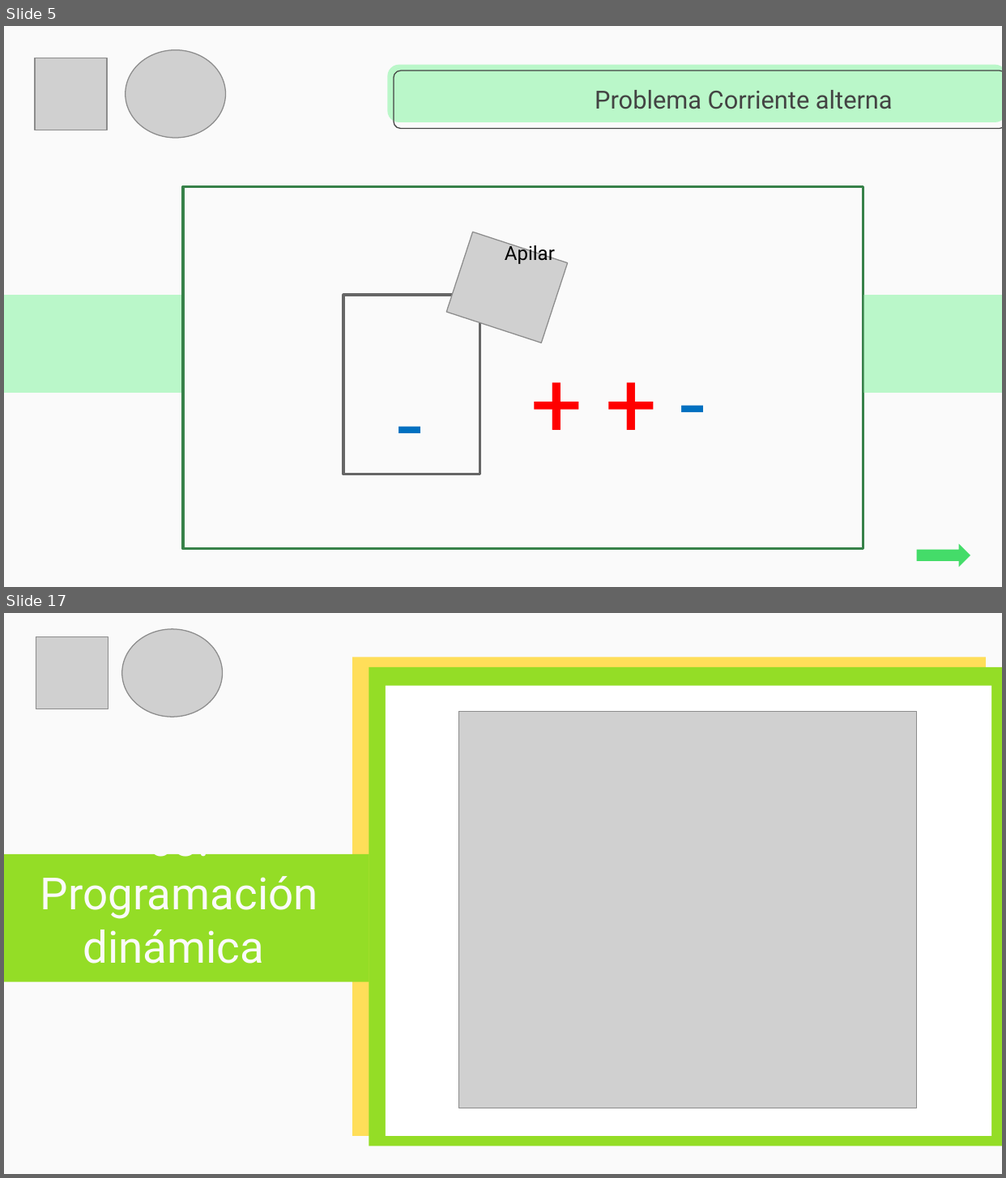
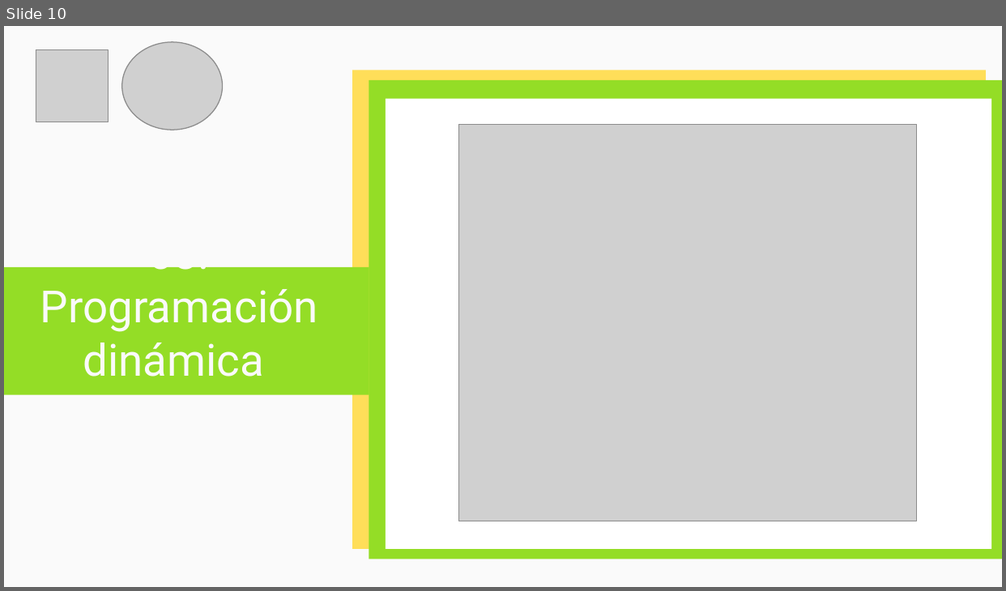
Before and after one commit to cangothic/CursoDePrgramacionCompetitiva, a slide deck: clase 4/Capacitación Maratones.pptx. Shown one above the other, each under a label of ours: slides 5 and 17 before the commit, slide 10 after it; the slides between them are not shown. The pictures are 1006x1178 and 1006x591 pixels, drawn with LibreOffice and Linux fonts; fonts in the diff are those of the drawing; grey boxes stand for pictures. Boxes give left, top, right and bottom in pixels: in the first picture for what was removed or moved away, otherwise in the second. Text is boxed around its words. In the diff, an @@ line names an element or a change of style, - is before the commit and + after.

```diff
--- a/clase 4/Capacitación Maratones.pptx
+++ b/clase 4/Capacitación Maratones.pptx
@@ slide 5 removed at (x1=4, y1=26, x2=1002, y2=587), background #FAFAFA @@
@@ picture removed at (x1=35, y1=58, x2=107, y2=130) @@
@@ picture removed at (x1=126, y1=50, x2=226, y2=138) @@
@@ rounded rectangle removed at (x1=387, y1=65, x2=1002, y2=123) @@
@@ rounded rectangle removed at (x1=393, y1=71, x2=1002, y2=129) @@
@@ title removed at (x1=594, y1=90, x2=893, y2=109) @@
-Problema Corriente alterna
@@ rectangle removed at (x1=183, y1=186, x2=863, y2=549) @@
@@ picture removed at (x1=446, y1=232, x2=568, y2=343) @@
@@ text removed at (x1=505, y1=242, x2=555, y2=264) @@
-Apilar
@@ rectangle removed at (x1=4, y1=296, x2=181, y2=393) @@
@@ rectangle removed at (x1=343, y1=296, x2=480, y2=475) @@
@@ rectangle removed at (x1=864, y1=296, x2=1002, y2=393) @@
@@ text removed at (x1=521, y1=341, x2=829, y2=462) @@
-+ + -
@@ text removed at (x1=387, y1=361, x2=481, y2=482) @@
--
@@ right arrow removed at (x1=916, y1=544, x2=970, y2=567) @@
@@ what was slide 17 is now slide 10 @@
```
Also in this commit, not shown: 2 slides changed, 15 slides added, 15 other slides removed.
